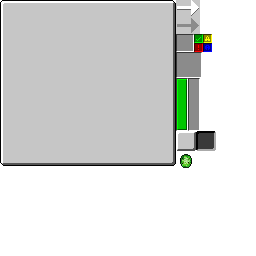
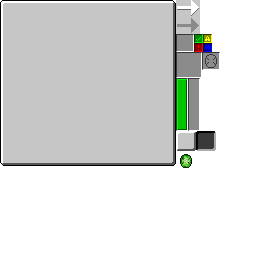
Two versions of the same layered image (256×256). Layer-by-layer changes:
added layer "jewel_slot" above "slot" over 202, 52, 220, 70
